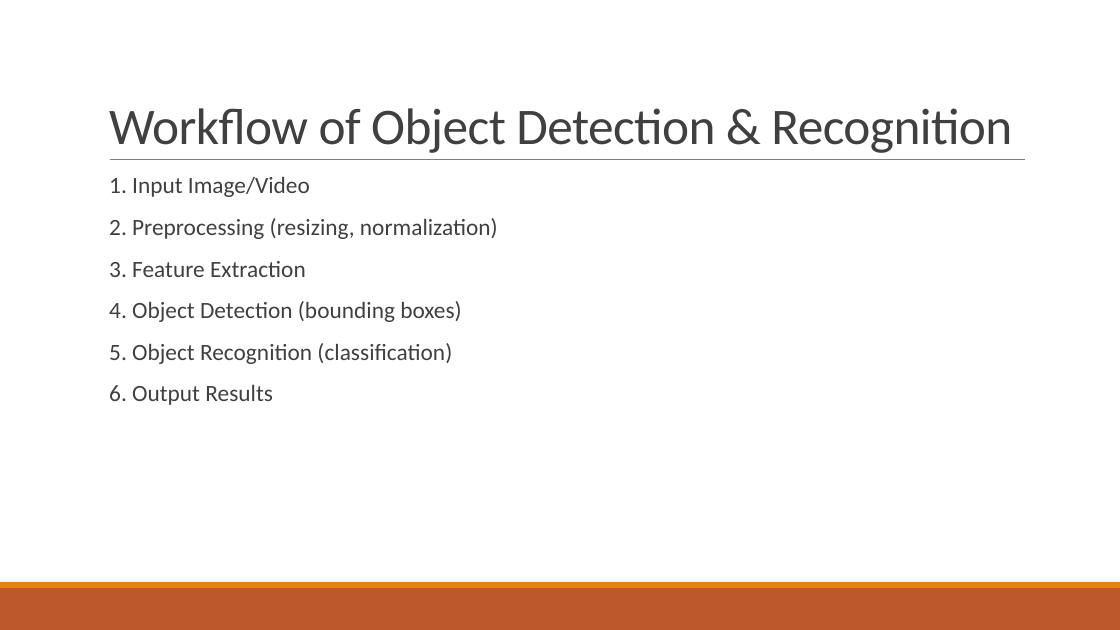
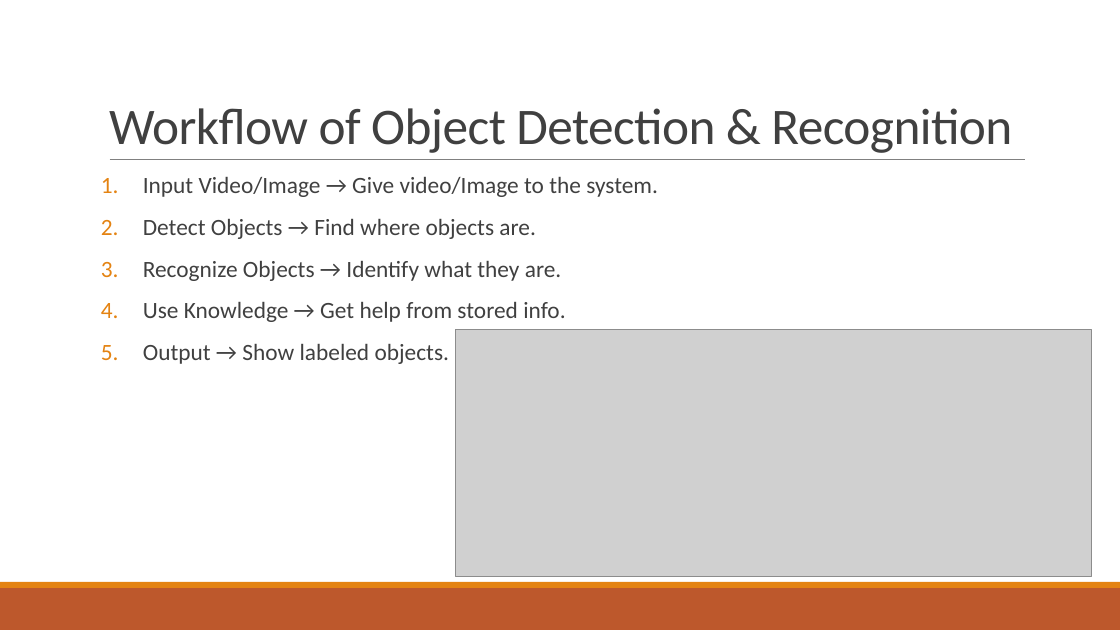
Before and after one commit to harmikrathod09/Sem_5, a slide deck: slide 4 of PC/Computer Vision.pptx. Drawn at 1120x630 pixels with LibreOffice and Linux fonts; fonts in the diff are those of the drawing; grey boxes stand for pictures. Boxes give left, top, right and bottom in pixels: in the first picture for what was removed or moved away, otherwise in the second. Text is boxed around its words. In the diff, an @@ line names an element or a change of style, - is before the commit and + after.

```diff
--- a/PC/Computer Vision.pptx
+++ b/PC/Computer Vision.pptx
@@ text at (143,177,658,364): text changed @@
-  1. Input Image/Video
-  2. Preprocessing (resizing, normalization)
-  3. Feature Extraction
-  4. Object Detection (bounding boxes)
-  5. Object Recognition (classification)
-  6. Output Results
+1. Input Video/Image → Give video/Image to the system.
+2. Detect Objects → Find where objects are.
+3. Recognize Objects → Identify what they are.
+4. Use Knowledge → Get help from stored info.
+5. Output → Show labeled objects.
@@ picture added at (455,330,1091,576) @@
```
Also in this commit, not shown: 1 other slide changed, 25 other files.
